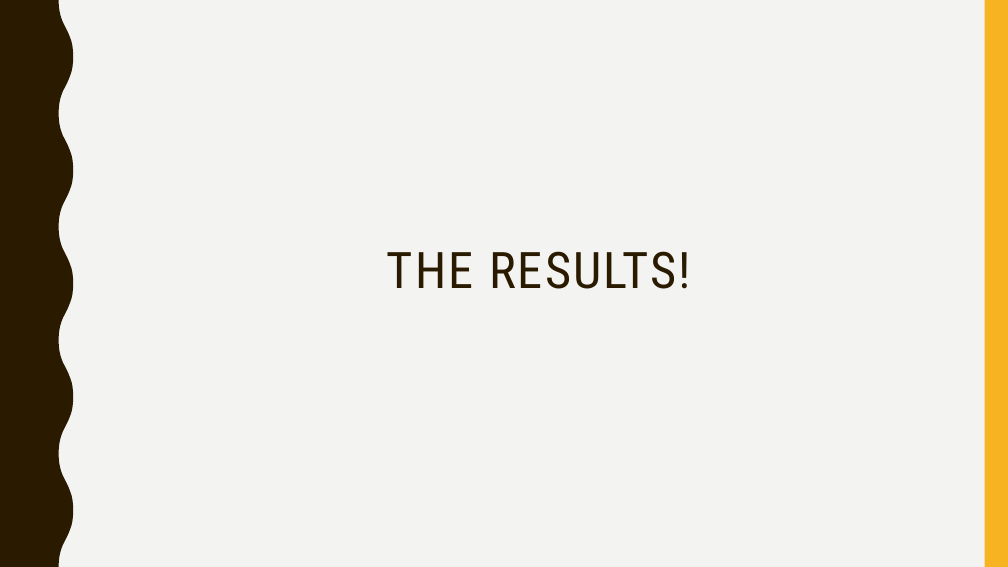
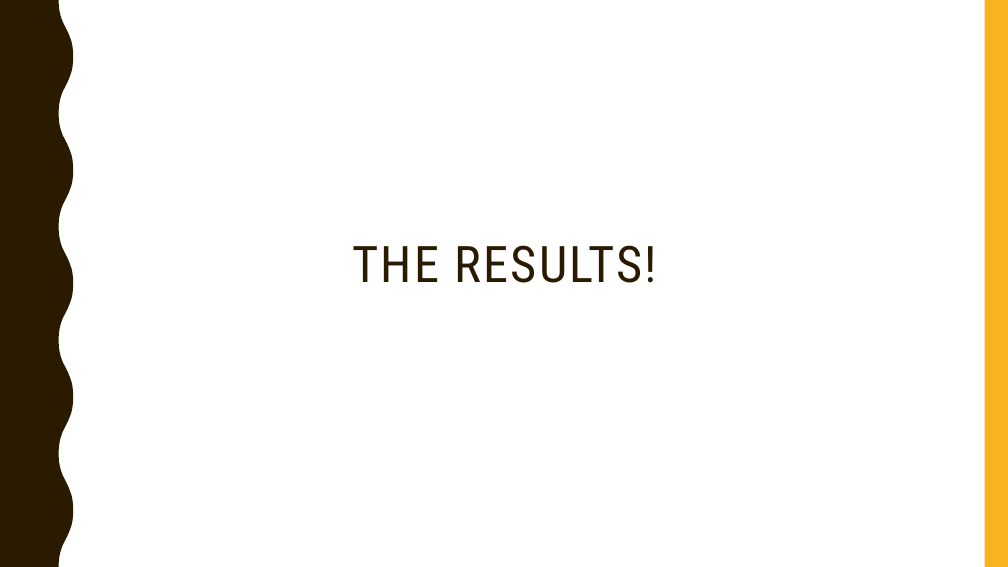
Before and after one commit to gururaj-shriram/ece548-machine-learning, a slide deck: slide 12 of proj1/presentation/pres.pptx. Drawn at 1008x567 pixels with LibreOffice and Linux fonts; fonts in the diff are those of the drawing. Boxes give left, top, right and bottom in pixels: in the first picture for what was removed or moved away, otherwise in the second. Text is boxed around its words. In the diff, an @@ line names an element or a change of style, - is before the commit and + after.

```diff
--- a/proj1/presentation/pres.pptx
+++ b/proj1/presentation/pres.pptx
@@ background #F3F3F2 to #FFFFFF @@
@@ title "THE RESULTS!": place and size @@
-title "THE RESULTS!" at <box>387,251,691,289</box>
+title "THE RESULTS!" at <box>353,245,657,283</box>
```
Also in this commit, not shown: 30 other slides changed, 2 slides added.
